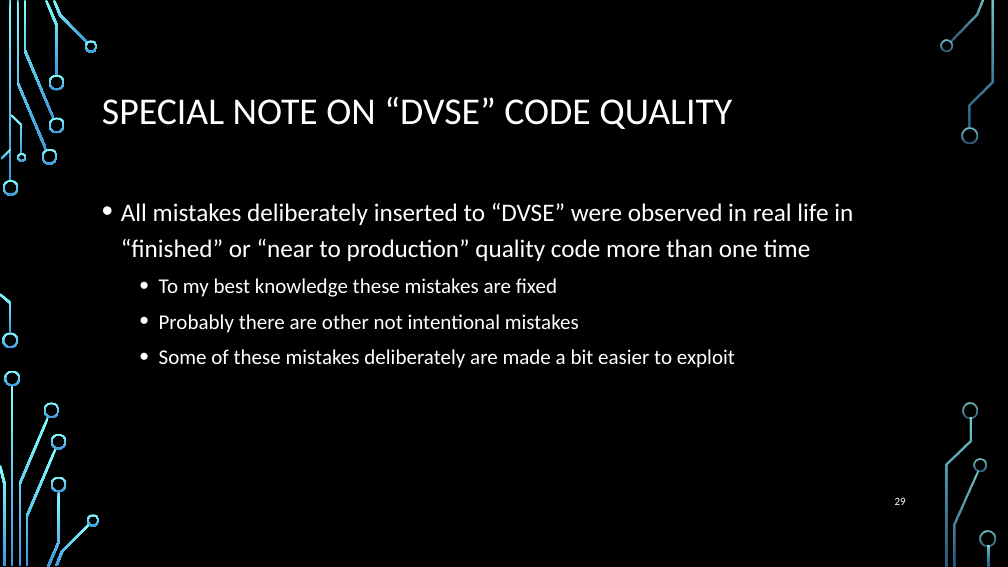
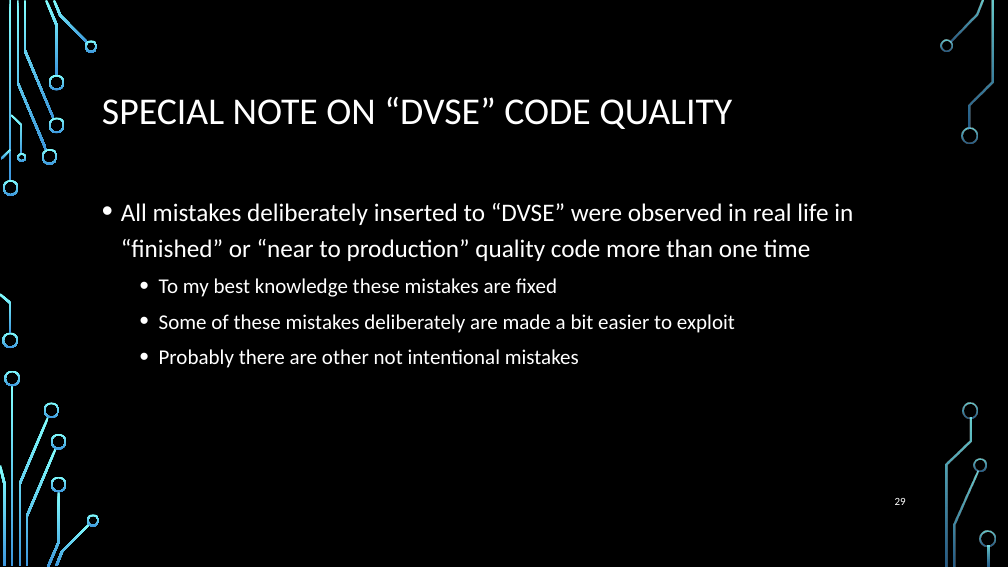
Before and after one commit to wireshrink/RECONMTL-2017, a slide deck: slide 29 of docs/SGX Enclave Programming - Common Mistakes.pptx. Drawn at 1008x567 pixels with LibreOffice and Linux fonts; fonts in the diff are those of the drawing; background and template pictures are left out. Boxes give left, top, right and bottom in pixels: in the first picture for what was removed or moved away, otherwise in the second. Text is boxed around its words. In the diff, an @@ line names an element or a change of style, - is before the commit and + after.

```diff
--- a/docs/SGX Enclave Programming - Common Mistakes.pptx
+++ b/docs/SGX Enclave Programming - Common Mistakes.pptx
@@ text at [159,314,735,333]: paragraph added @@
+  • Some of these mistakes deliberately are made a bit easier to exploit
@@ text at [159,349,735,368]: paragraph removed @@
-  • Some of these mistakes deliberately are made a bit easier to exploit
```
Also in this commit, not shown: 1 other slide changed, 5 other files.
